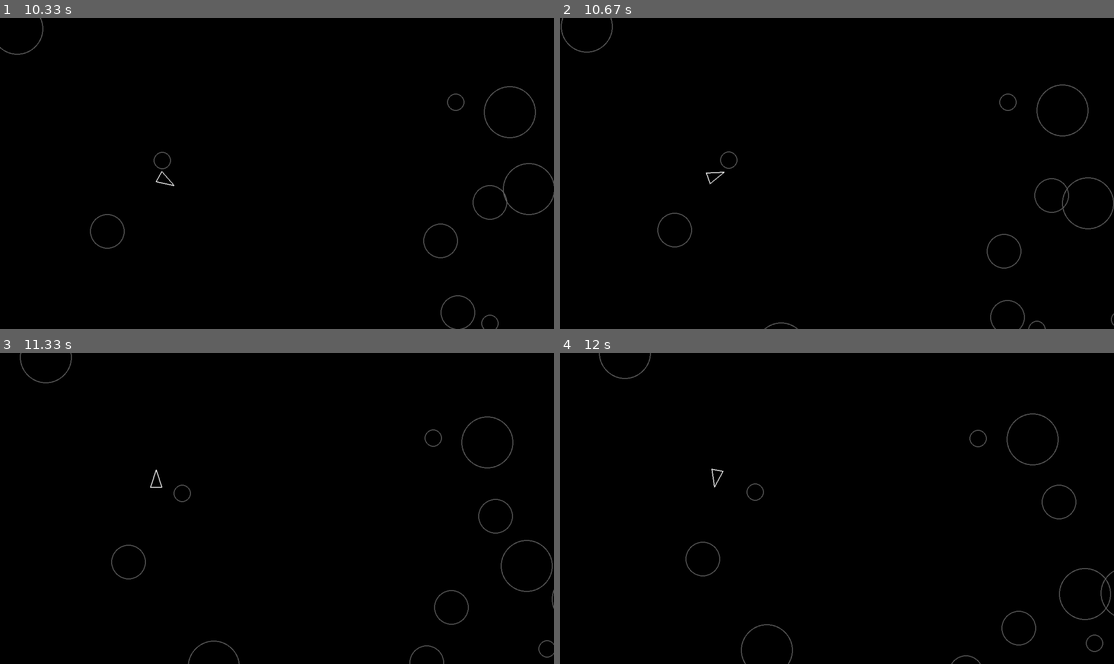
Above: before the commit, frames 1-4 (two rows, left to right).
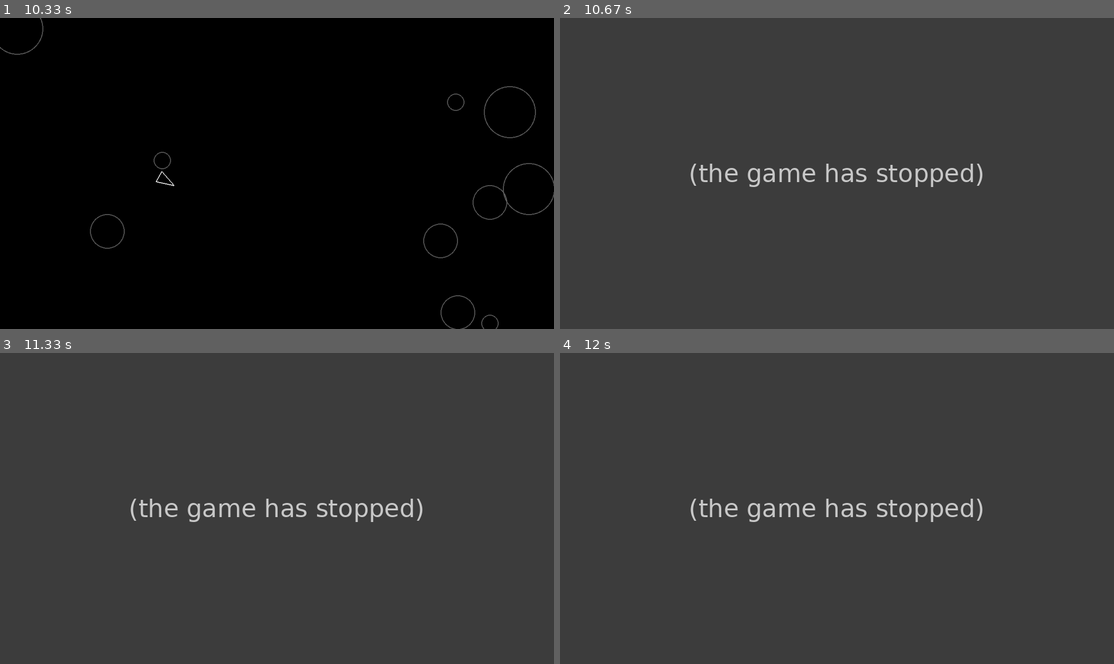
Above: after the commit, the same moments.

Repository: Waterbootdev/pygame_astroids
Game: pygame game, started from main.py
Two runs of this game, one before a commit and one after it. Both use one fixed random seed, a clock stepped at 60 frames per second and the inputs below.
Inputs:
- Up to frame 1 (10.33 s): hold A 0.33-0.87 s; hold S 0.9-1.2 s; hold A 1.23-1.63 s; hold W 1.67-2.03 s; hold D 2.07-2.7 s; hold S 2.73-3.1 s; hold A 3.13-3.6 s; hold D 3.63-4.1 s; hold W 4.13-4.43 s; hold D 4.47-4.93 s; hold A 4.97-5.5 s; hold S 5.53-5.83 s; hold A 5.87-6.27 s; hold W 6.3-6.67 s; hold D 6.7-7.33 s; hold S 7.37-7.73 s; hold A 7.77-8.23 s; hold D 8.27-8.73 s; hold W 8.77-9.07 s; hold D 9.1-9.57 s; hold A 9.6-10.13 s; hold S from 10.17 s (still down)
- Up to frame 2 (10.67 s): release S at 10.47 s; hold A from 10.5 s (still down)
- Up to frame 3 (11.33 s): release A at 10.9 s; hold W 10.93-11.3 s
- Up to frame 4 (12 s): hold D 11.33-11.97 s

Frame 1 is identical in both runs. In frame 2, 100% of the frame differs, in the area x 0-100%, y 0-100%; in frame 3, 100%; in frame 4, 100%.
After the commit the program exited at 10.38 s; later frames show no game.

Commit message:
CH: Asteroids L2: Collisions

Diff:
--- a/circleshape.py
+++ b/circleshape.py
@@ -20,3 +20,10 @@
     def update(self, dt):
         # sub-classes must override
         pass
+
+    def check_for_colision_with(self, other_shape):
+
+        distance = self.position.distance_to(other_shape.position)
+        min_distance = self.radius + other_shape.radius
+
+        return distance <= min_distance
--- a/main.py
+++ b/main.py
@@ -20,7 +20,7 @@
     Asteroid.containers = (astroids, updatables, drawables)
     AsteroidField.containers = (updatables)
 
-    _ = Player(HALF_SCREEN_WIDTH, HALF_SCREEN_HEIGHT)
+    player = Player(HALF_SCREEN_WIDTH, HALF_SCREEN_HEIGHT)
 
     _ = AsteroidField()
 
@@ -37,17 +37,29 @@
         total_time += delta_time
 
         if not handle_events():
-            print(f"FPS : {frame_count/total_time}")
+            print_fps(total_time, frame_count)
             return
         else:
             frame_count += 1
 
         updatables.update(delta_time)
 
+        check_game_over(player, astroids, total_time, frame_count)
+
         draw_frame(screen, drawables)
 
         delta_time = clock.tick(FRAM_RATE) / 1000
 
+def print_fps(total_time, frame_count):
+    print(f"FPS : {frame_count/total_time}")
+
+
+def check_game_over(player, astroids,total_time, frame_count):
+    for astroid in astroids:
+        if player.check_for_colision_with(astroid):
+            print_fps(total_time, frame_count)
+            print("Game over!")
+            raise SystemExit(0)
 
 def draw_frame(screen, drawables):
 
